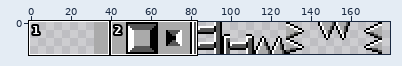
A sprite sheet gets an edit: assets/bitmaps/tileset.png. The first picture is a wide view before the edit; the outline marks the close-up.
Close-up. As it was:
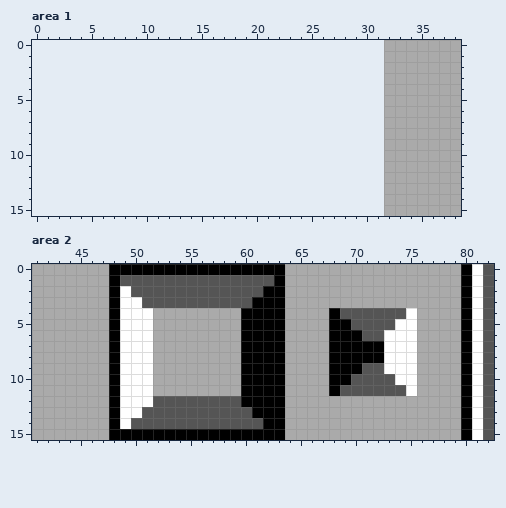
The file is 144x16 pixels. Shown: area 1: x 0..38, y 0..15; area 2: x 41..82, y 0..15. The old version is drawn lined up with the new one, on the new canvas. The wide view leaves out empty margins.
Now the later version:
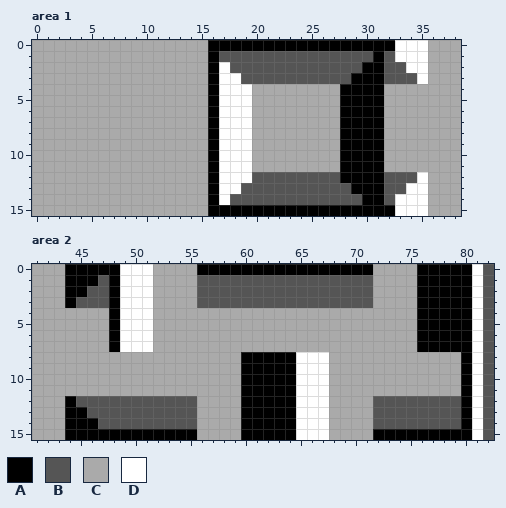
Palette (. is transparent): A #000000  B #555555  C #aaaaaa  D #ffffff
Difference:
canvas 144x16 -> 256x16, the old top-left corner now at 32,0
--- area 1
@@ x 0..38 @@
- 0 ................................CCCCCCC
- 1 ................................CCCCCCC
- 2 ................................CCCCCCC
- 3 ................................CCCCCCC
- 4 ................................CCCCCCC
- 5 ................................CCCCCCC
- 6 ................................CCCCCCC
- 7 ................................CCCCCCC
- 8 ................................CCCCCCC
- 9 ................................CCCCCCC
-10 ................................CCCCCCC
-11 ................................CCCCCCC
-12 ................................CCCCCCC
-13 ................................CCCCCCC
-14 ................................CCCCCCC
-15 ................................CCCCCCC
+ 0 CCCCCCCCCCCCCCCCAAAAAAAAAAAAAAAAADDDCCC
+ 1 CCCCCCCCCCCCCCCCABBBBBBBBBBBBBBABDDDCCC
+ 2 CCCCCCCCCCCCCCCCADBBBBBBBBBBBBAABBDDCCC
+ 3 CCCCCCCCCCCCCCCCADDBBBBBBBBBBAAABBBDCCC
+ 4 CCCCCCCCCCCCCCCCADDDCCCCCCCCAAAACCCCCCC
+ 5 CCCCCCCCCCCCCCCCADDDCCCCCCCCAAAACCCCCCC
+ 6 CCCCCCCCCCCCCCCCADDDCCCCCCCCAAAACCCCCCC
+ 7 CCCCCCCCCCCCCCCCADDDCCCCCCCCAAAACCCCCCC
+ 8 CCCCCCCCCCCCCCCCADDDCCCCCCCCAAAACCCCCCC
+ 9 CCCCCCCCCCCCCCCCADDDCCCCCCCCAAAACCCCCCC
+10 CCCCCCCCCCCCCCCCADDDCCCCCCCCAAAACCCCCCC
+11 CCCCCCCCCCCCCCCCADDDCCCCCCCCAAAACCCCCCC
+12 CCCCCCCCCCCCCCCCADDDBBBBBBBBAAAABBBDCCC
+13 CCCCCCCCCCCCCCCCADDBBBBBBBBBBAAABBDDCCC
+14 CCCCCCCCCCCCCCCCADBBBBBBBBBBBBAABDDDCCC
+15 CCCCCCCCCCCCCCCCAAAAAAAAAAAAAAAAADDDCCC
--- area 2
@@ x 41..82 @@
- 0 CCCCCCCAAAAAAAAAAAAAAAACCCCCCCCCCCCCCCCADB
- 1 CCCCCCCABBBBBBBBBBBBBBACCCCCCCCCCCCCCCCADB
- 2 CCCCCCCADBBBBBBBBBBBBAACCCCCCCCCCCCCCCCADB
- 3 CCCCCCCADDBBBBBBBBBBAAACCCCCCCCCCCCCCCCADB
- 4 CCCCCCCADDDCCCCCCCCAAAACCCCABBBBBBDCCCCADB
- 5 CCCCCCCADDDCCCCCCCCAAAACCCCAABBBBDDCCCCADB
- 6 CCCCCCCADDDCCCCCCCCAAAACCCCAAABBDDDCCCCADB
- 7 CCCCCCCADDDCCCCCCCCAAAACCCCAAAAADDDCCCCADB
- 8 CCCCCCCADDDCCCCCCCCAAAACCCCAAAAADDDCCCCADB
- 9 CCCCCCCADDDCCCCCCCCAAAACCCCAAABBDDDCCCCADB
-10 CCCCCCCADDDCCCCCCCCAAAACCCCAABBBBDDCCCCADB
-11 CCCCCCCADDDCCCCCCCCAAAACCCCABBBBBBDCCCCADB
-12 CCCCCCCADDDBBBBBBBBAAAACCCCCCCCCCCCCCCCADB
-13 CCCCCCCADDBBBBBBBBBBAAACCCCCCCCCCCCCCCCADB
-14 CCCCCCCADBBBBBBBBBBBBAACCCCCCCCCCCCCCCCADB
-15 CCCCCCCAAAAAAAAAAAAAAAACCCCCCCCCCCCCCCCADB
+ 0 CCCAAAAADDDCCCCAAAAAAAAAAAAAAAACCCCAAAAADB
+ 1 CCCAAABADDDCCCCBBBBBBBBBBBBBBBBCCCCAAAAADB
+ 2 CCCAABBADDDCCCCBBBBBBBBBBBBBBBBCCCCAAAAADB
+ 3 CCCABBBADDDCCCCBBBBBBBBBBBBBBBBCCCCAAAAADB
+ 4 CCCCCCCADDDCCCCCCCCCCCCCCCCCCCCCCCCAAAAADB
+ 5 CCCCCCCADDDCCCCCCCCCCCCCCCCCCCCCCCCAAAAADB
+ 6 CCCCCCCADDDCCCCCCCCCCCCCCCCCCCCCCCCAAAAADB
+ 7 CCCCCCCADDDCCCCCCCCCCCCCCCCCCCCCCCCAAAAADB
+ 8 CCCCCCCCCCCCCCCCCCCAAAAADDDCCCCCCCCCCCCADB
+ 9 CCCCCCCCCCCCCCCCCCCAAAAADDDCCCCCCCCCCCCADB
+10 CCCCCCCCCCCCCCCCCCCAAAAADDDCCCCCCCCCCCCADB
+11 CCCCCCCCCCCCCCCCCCCAAAAADDDCCCCCCCCCCCCADB
+12 CCCABBBBBBBBBBBCCCCAAAAADDDCCCCBBBBBBBBADB
+13 CCCAABBBBBBBBBBCCCCAAAAADDDCCCCBBBBBBBBADB
+14 CCCAAABBBBBBBBBCCCCAAAAADDDCCCCBBBBBBBBADB
+15 CCCAAAAAAAAAAAACCCCAAAAADDDCCCCAAAAAAAAADB
